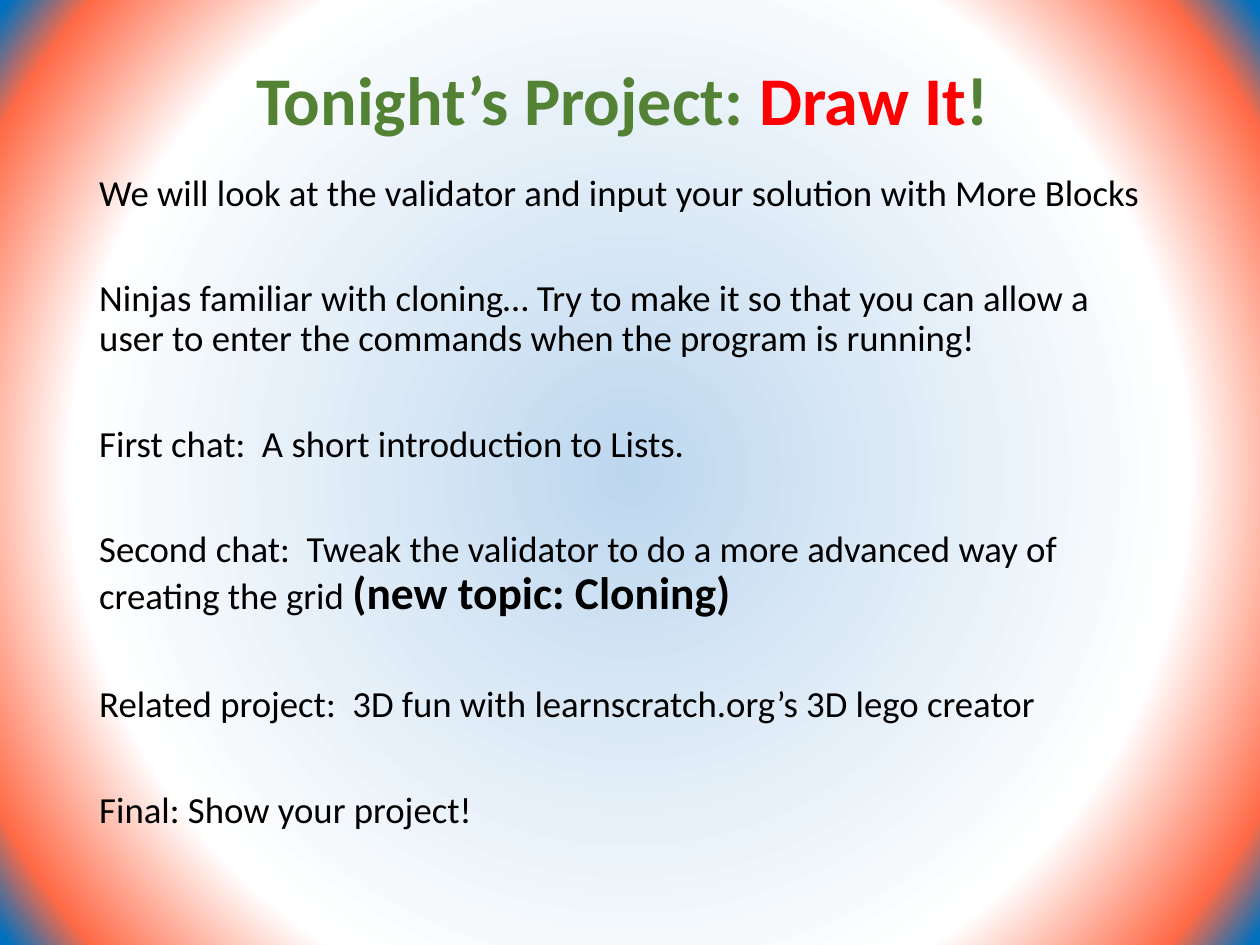
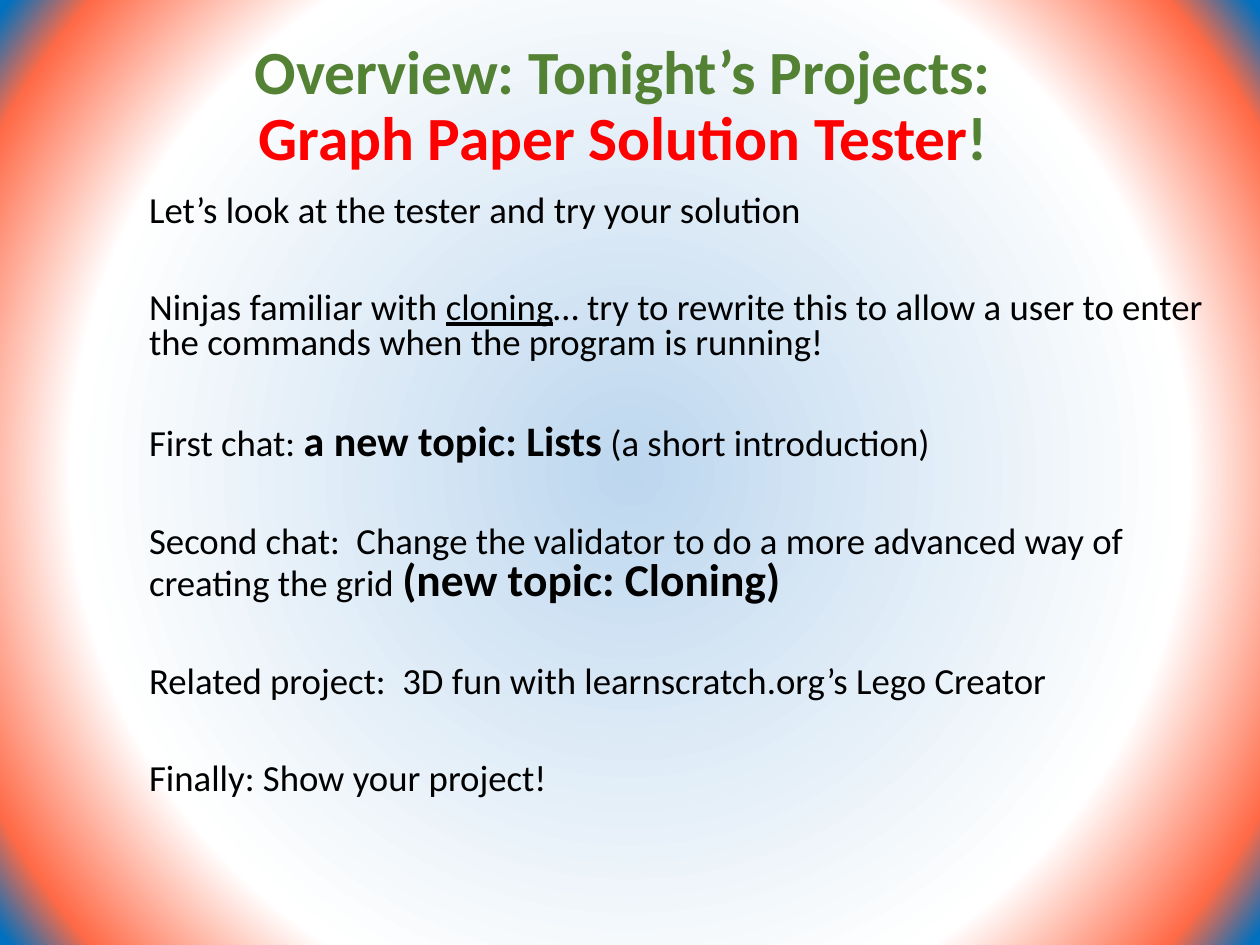
Before and after one commit to CoderDojoSV/scratch-series, a slide deck: slide 3 of Beyond Scratch Basics week2.pptx. Drawn at 1260x945 pixels with LibreOffice and Linux fonts; fonts in the diff are those of the drawing. Boxes give left, top, right and bottom in pixels: in the first picture for what was removed or moved away, otherwise in the second. Text is boxed around its words. In the diff, an @@ line names an element or a change of style, - is before the commit and + after.

```diff
--- a/Beyond Scratch Basics week2.pptx
+++ b/Beyond Scratch Basics week2.pptx
@@ title at [255, 49, 991, 170]: text changed; size 39 to 35.1 pt @@
-Tonight’s Project: Draw It!
+Overview: Tonight’s Projects:
+Graph Paper Solution Tester!
@@ text at [149, 197, 1202, 798]: text changed @@
-We will look at the validator and input your solution with More Blocks
-Ninjas familiar with cloning… Try to make it so that you can allow a user to enter the commands when the program is running!
-First chat: A short introduction to Lists.
-Second chat: Tweak the validator to do a more advanced way of creating the grid (new topic: Cloning)
-Related project: 3D fun with learnscratch.org’s 3D lego creator
-Final: Show your project!
+Let’s look at the tester and try your solution
+Ninjas familiar with cloning… try to rewrite this to allow a user to enter the commands when the program is running!
+First chat: a new topic: Lists (a short introduction)
+Second chat: Change the validator to do a more advanced way of creating the grid (new topic: Cloning)
+Related project: 3D fun with learnscratch.org’s Lego Creator
+Finally: Show your project!
```
Also in this commit, not shown: 6 other slides changed.
